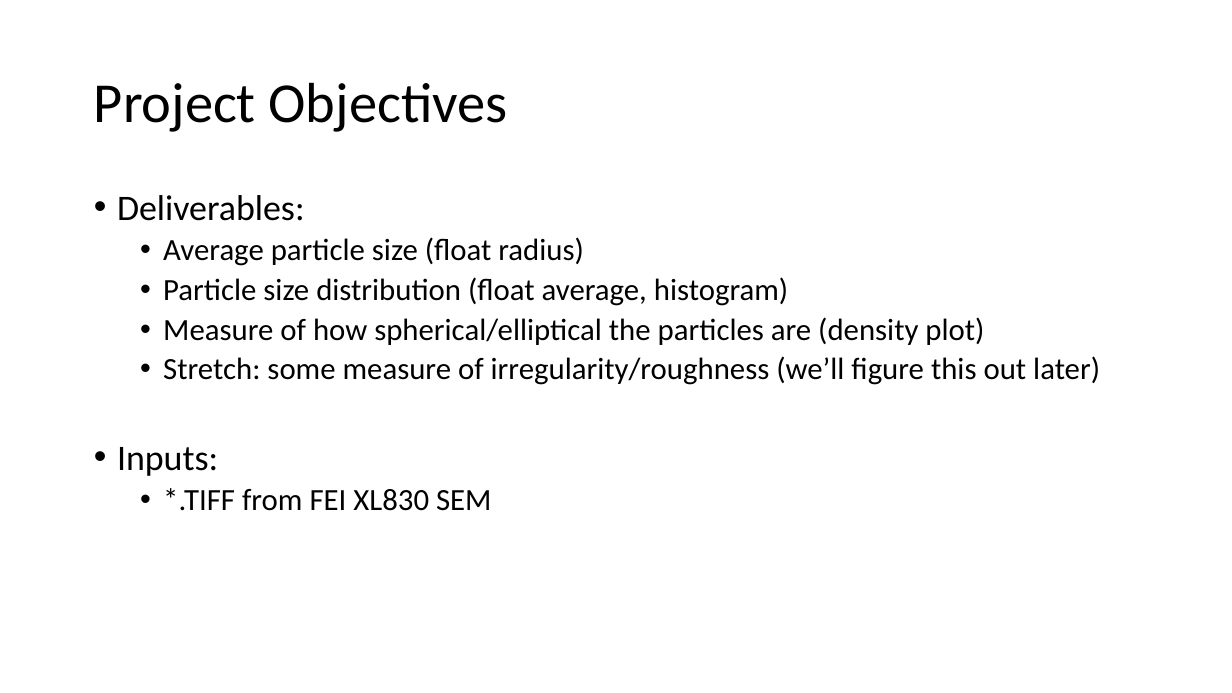
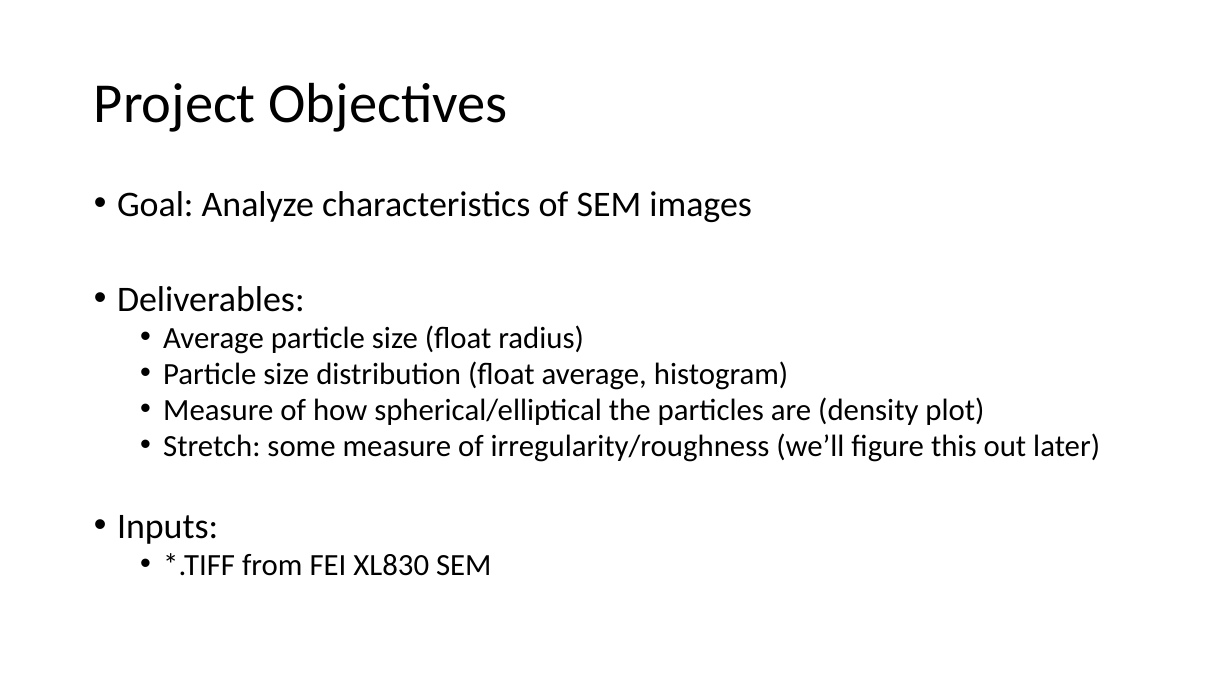
Before and after one commit to rgebhart/nanoBALLS, a slide deck: slide 2 of TechReview_Presentation.pptx. Drawn at 1232x693 pixels with LibreOffice and Linux fonts; fonts in the diff are those of the drawing. Boxes give left, top, right and bottom in pixels: in the first picture for what was removed or moved away, otherwise in the second. Text is boxed around its words. In the diff, an @@ line names an element or a change of style, - is before the commit and + after.

```diff
--- a/TechReview_Presentation.pptx
+++ b/TechReview_Presentation.pptx
@@ text at (117,191,752,222): paragraph added @@
+• Goal: Analyze characteristics of SEM images
@@ text at (117,286,1100,576): line spacing 0.9 to 0.8 @@
```
Also in this commit, not shown: 1 other slide changed, 1 slide added.
